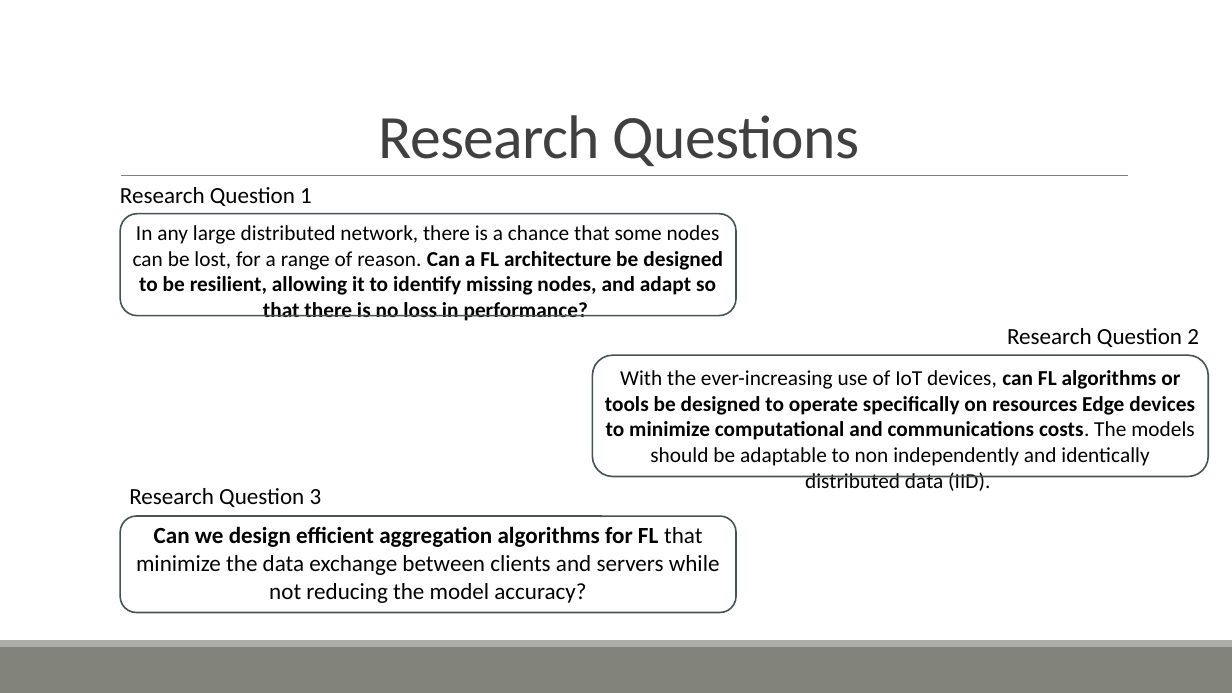
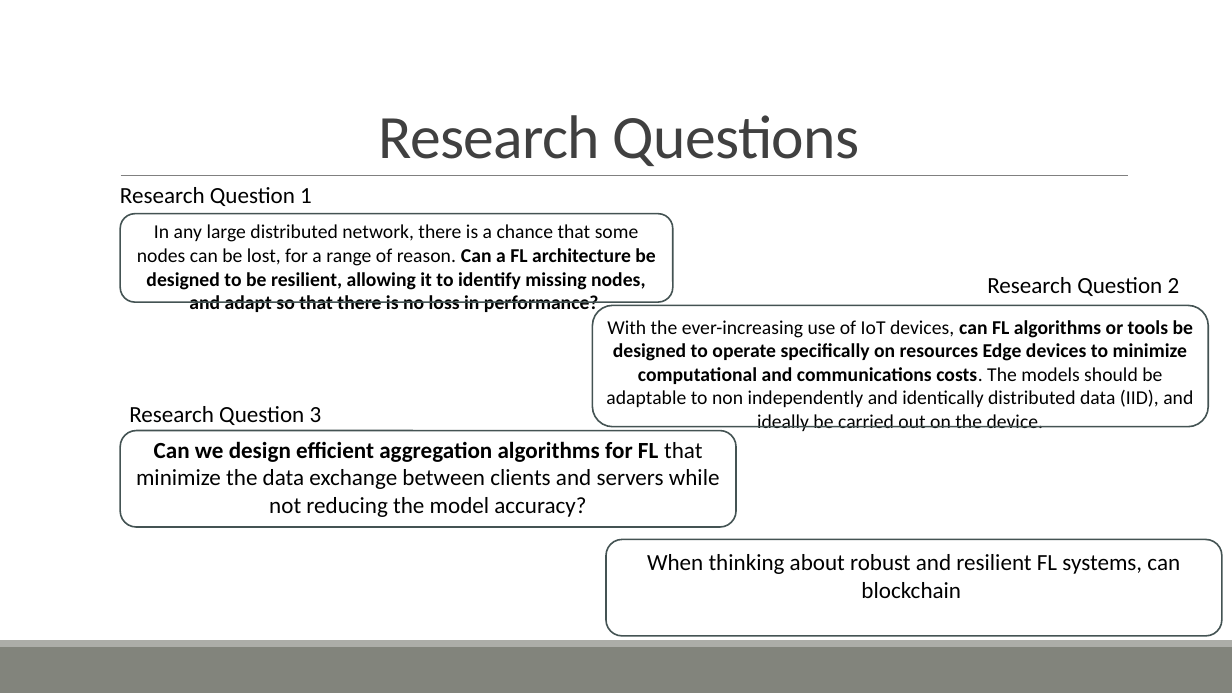
Before and after one commit to ofithcheallaigh/phd, a slide deck: slide 4 of Presentations/Supervisor Meetings/2024/Upcoming Meeting.pptx (slide 3 before the commit). Drawn at 1232x693 pixels with LibreOffice and Linux fonts; fonts in the diff are those of the drawing. Boxes give left, top, right and bottom in pixels: in the first picture for what was removed or moved away, otherwise in the second. Text is boxed around its words. In the diff, an @@ line names an element or a change of style, - is before the commit and + after.

Commit message:
Changing layout to expand on RQs

```diff
--- a/Presentations/Supervisor Meetings/2024/Upcoming Meeting.pptx
+++ b/Presentations/Supervisor Meetings/2024/Upcoming Meeting.pptx
@@ text "In any large distributed network, ..." at box(137, 224, 655, 315): size 16.6 to 15.3 pt @@
@@ rounded rectangle: place and size @@
-rounded rectangle at box(120, 213, 737, 315)
+rounded rectangle at box(120, 213, 673, 302)
@@ text "Research Question 2": place and size @@
-text "Research Question 2" at box(1007, 328, 1199, 347)
+text "Research Question 2" at box(987, 277, 1180, 296)
@@ rounded rectangle: place and size @@
-rounded rectangle at box(592, 355, 1209, 476)
+rounded rectangle at box(592, 306, 1209, 427)
@@ text at box(606, 320, 1193, 431): text changed; size 16.6 to 15.3 pt; bold off @@
-With the ever-increasing use of IoT devices, can FL algorithms or tools be designed to operate specifically on resources Edge devices to minimize computational and communications costs. The models should be adaptable to non independently and identically distributed data (IID).
+With the ever-increasing use of IoT devices, can FL algorithms or tools be designed to operate specifically on resources Edge devices to minimize computational and communications costs. The models should be adaptable to non independently and identically distributed data (IID), and ideally be carried out on the device.
@@ text "Research Question 3": place and size @@
-text "Research Question 3" at box(129, 488, 322, 507)
+text "Research Question 3" at box(129, 406, 322, 425)
@@ text "Can we design efficient aggregation ...": place and size @@
-text "Can we design efficient aggregation ..." at box(136, 526, 720, 603)
+text "Can we design efficient aggregation ..." at box(136, 441, 720, 517)
@@ rounded rectangle: place and size @@
-rounded rectangle at box(120, 517, 737, 613)
+rounded rectangle at box(120, 431, 737, 527)
@@ rounded rectangle added at box(606, 540, 1223, 636), outline #455453 1.25 pt @@
@@ text added at box(647, 554, 1180, 598), 18 pt, text #000000 @@
+When thinking about robust and resilient FL systems, can blockchain
```
Also in this commit, not shown: 3 slides added.
